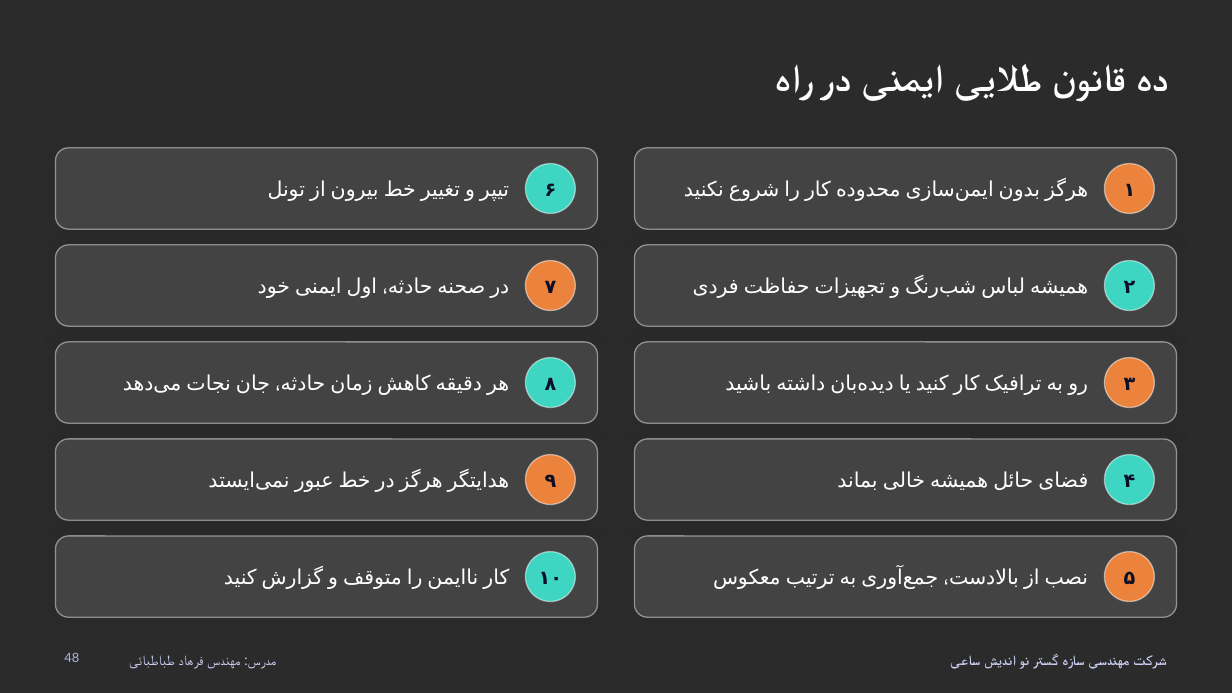
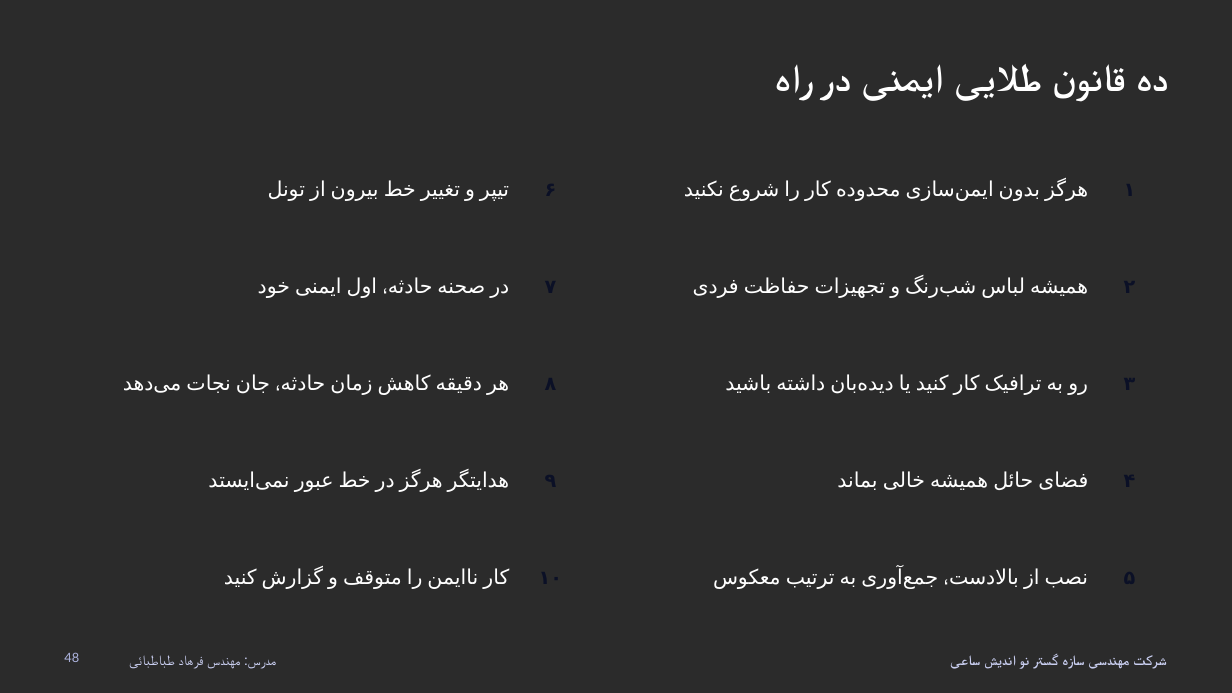
Before and after one commit to larisamohseni/larisamohseni, a slide deck: slide 48 of آموزش-ایمنی-راهداری.pptx. Drawn at 1232x693 pixels with LibreOffice and Linux fonts; fonts in the diff are those of the drawing; background and template pictures are left out; a plain dark background stands for a picture behind light text. Boxes give left, top, right and bottom in pixels: in the first picture for what was removed or moved away, otherwise in the second. Text is boxed around its words. In the diff, an @@ line names an element or a change of style, - is before the commit and + after.

```diff
--- a/آموزش-ایمنی-راهداری.pptx
+++ b/آموزش-ایمنی-راهداری.pptx
@@ rounded rectangle removed at (55,148,598,229) @@
@@ rounded rectangle removed at (635,148,1177,229) @@
@@ ellipse removed at (526,164,576,213) @@
@@ ellipse removed at (1104,164,1154,213) @@
@@ rounded rectangle removed at (55,245,598,326) @@
@@ ellipse removed at (526,261,576,311) @@
@@ rounded rectangle removed at (635,245,1177,326) @@
@@ ellipse removed at (1104,261,1154,311) @@
@@ rounded rectangle removed at (55,342,598,423) @@
@@ ellipse removed at (526,358,576,408) @@
@@ rounded rectangle removed at (635,342,1177,423) @@
@@ ellipse removed at (1104,358,1154,408) @@
@@ rounded rectangle removed at (55,439,598,520) @@
@@ rounded rectangle removed at (635,439,1177,520) @@
@@ ellipse removed at (526,455,576,505) @@
@@ ellipse removed at (1104,455,1154,505) @@
@@ rounded rectangle removed at (55,536,598,617) @@
@@ rounded rectangle removed at (635,536,1177,617) @@
@@ ellipse removed at (526,552,576,602) @@
@@ ellipse removed at (1104,552,1154,602) @@
```
Also in this commit, not shown: 49 other slides changed.
